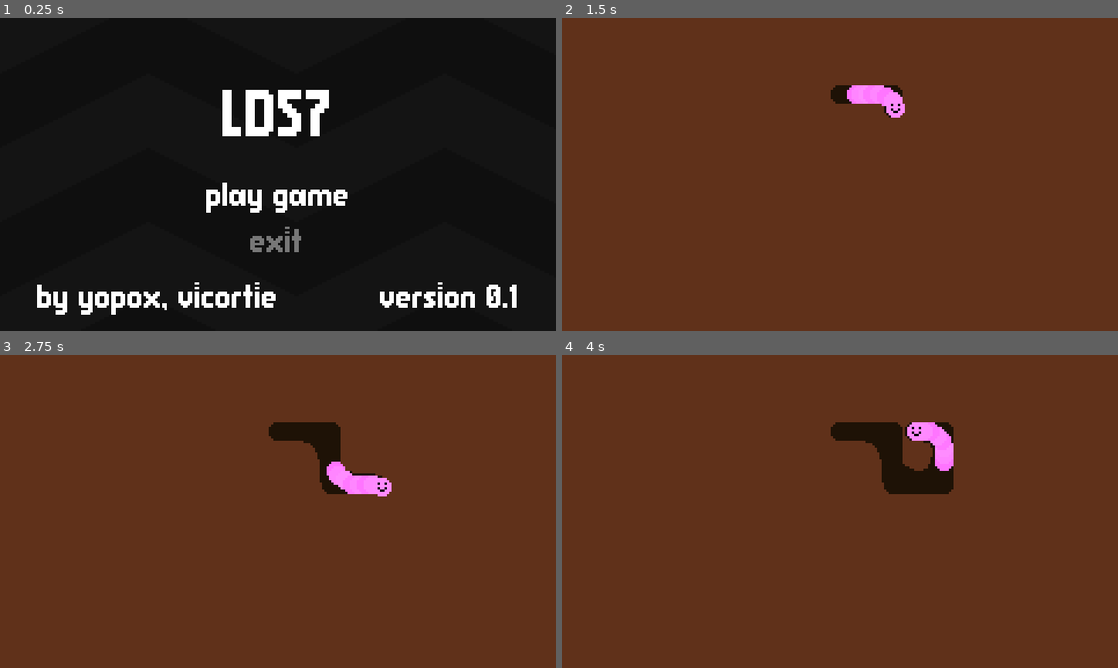
Above: before the commit, frames 1-4 (two rows, left to right).
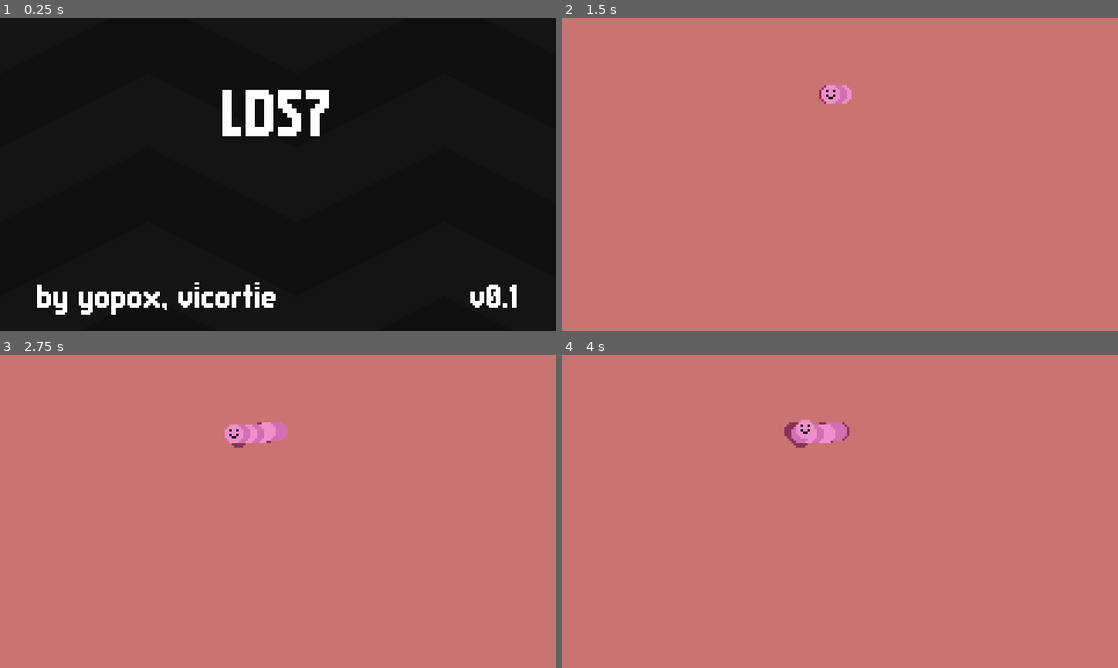
Above: after the commit, the same moments.

Repository: yopox/LD57
Game: Godot game, scene res://scenes/main/main.tscn
Same seed, same stepped clock (60 frames per second), same inputs: the game is played once before the commit and once after it.
Inputs:
- Up to frame 1 (0.25 s): no input
- Up to frame 2 (1.5 s): tap Enter (start, bound only before the commit) at 0.5, 0.8, 1.35 s; hold D (right, bound only before the commit) 0.53-1.28 s; tap Space (a, bound only before the commit) at 0.6 s; hold S (down, bound only before the commit) from 1.28 s (still down)
- Up to frame 3 (2.75 s): tap C (c, bound only after the commit) at 1.55, 2.1 s; release S (down, bound only before the commit) at 2.03 s; hold D (right, bound only before the commit) from 2.03 s (still down); tap E (e, bound only after the commit) at 2.3 s
- Up to frame 4 (4 s): release D (right, bound only before the commit) at 2.78 s; hold W (up, bound only before the commit) 2.78-3.53 s; tap E (e, bound only after the commit) at 2.85 s; tap F (f, bound only after the commit) at 3.05, 3.6 s; hold A (left, bound only before the commit) from 3.53 s (still down); tap R (r, bound only after the commit) at 3.8 s

The runs differ from the first frame. In frame 1, 1.9% of the frame differs, in the area x 37-88%, y 52-93%; in frame 2, 100%, in the area x 0-100%, y 0-100%; in frame 3, 100%; in frame 4, 100%.

Commit message:
[assets] color palette

Diff:
--- a/actors/worm/dirt.tscn
+++ b/actors/worm/dirt.tscn
@@ -6,5 +6,5 @@
 z_index = -1
 
 [node name="Sprite2D" type="Sprite2D" parent="."]
-modulate = Color(0.12, 0.0704, 0.024, 1)
+modulate = Color(0.529412, 0.207843, 0.333333, 1)
 texture = ExtResource("1_lny36")
--- a/actors/worm/section.gd
+++ b/actors/worm/section.gd
@@ -5,8 +5,15 @@
 
 @export var is_face: bool = false
 
+var last_pos: Vector2 = Vector2.ZERO
+var colors = [
+	Color.hex(0xee8fcbff),
+	Color.hex(0xd46eb3ff),
+]
+
+
 func _ready() -> void:
 	face.texture = face.texture.duplicate()
 	(face.texture as AtlasTexture).region.position.x = 0
 	face.visible = is_face
-	sprite.modulate.g = randf_range(0.45, 0.55)
+	sprite.modulate = colors.pick_random()
--- a/actors/worm/worm.gd
+++ b/actors/worm/worm.gd
@@ -6,6 +6,7 @@
 
 var speed = 0.5
 var head_pos = Vector2.ZERO
+var last_dir: Vector2 = Vector2.ZERO
 
 var dirt = preload("res://actors/worm/dirt.tscn")
 
@@ -14,13 +15,41 @@
 	move()
 
 
+func dir(d: String) -> bool:
+	return Input.is_action_pressed(d)
+
+
 func move():
-	var dx = Input.get_axis("left", "right")
-	var dy = Input.get_axis("up", "down")
+	var pressed = 0
+	if dir("e") and dir("r"):
+		last_dir = Vector2.from_angle(-PI / 2)
+	elif dir("r") and dir("f"):
+		last_dir = Vector2.from_angle(-PI / 8)
+	elif dir("f") and dir("c"):
+		last_dir = Vector2.from_angle(PI / 8)
+	elif dir("c") and dir("x"):
+		last_dir = Vector2.from_angle(PI / 2)
+	elif dir("s") and dir("x"):
+		last_dir = Vector2.from_angle(7 * PI / 8)
+	elif dir("e") and dir("s"):
+		last_dir = Vector2.from_angle(-7 * PI / 8)
+	elif dir("e"):
+		last_dir = Vector2.from_angle(-3 * PI / 4)
+	elif dir("r"):
+		last_dir = Vector2.from_angle(-PI / 4)
+	elif dir("f"):
+		last_dir = Vector2.from_angle(0)
+	elif dir("c"):
+		last_dir = Vector2.from_angle(PI / 4)
+	elif dir("x"):
+		last_dir = Vector2.from_angle(3 * PI / 4)
+	elif dir("s"):
+		last_dir = Vector2.from_angle(PI)
 
-	if abs(dx) < 0.001 and abs(dy) < 0.001: return
+	if not dir("e") and not dir("r") and not dir("f") and not dir("c") and not dir("x") and not dir("s"):
+		return
 
-	var displacement = Vector2(dx, dy).normalized() * speed
+	var displacement = last_dir * speed
 	var dist = speed
 
 	if not dist > 0.001: return
@@ -42,14 +71,15 @@
 		elif section.position.distance_to(prev_head) > 2.99:
 			var angle = temp.angle_to_point(prev_head)
 			section.position = temp + Vector2.from_angle(angle) * dist
-		section.z_index = z
-		z -= 1
 
 		# Make dirt dark
 		var dirt_mark: Node2D = dirt.instantiate()
 		dirt_mark.position = position + temp - head_pos
 		Util.dirt.add_child(dirt_mark)
 
+		section.z_index = z
+		z -= 1
+
 		prev_head = temp
 
 	var dirt_marks = Util.dirt.get_children()
--- a/menus/title/title.gd
+++ b/menus/title/title.gd
@@ -1,15 +1,17 @@
 extends Node2D
 
 @onready var version: Label = $Footer/version
-@onready var y_menu: YMenu = $YMenu
 
 
 func _ready() -> void:
-	version.text = "version " + ProjectSettings.get_setting("application/config/version")
+	version.text = "v" + ProjectSettings.get_setting("application/config/version")
 
 
 func _process(_delta: float) -> void:
-	if Input.is_action_just_pressed("a") or Input.is_action_just_pressed("start"):
-		match y_menu.selected_item:
-			0: Util.scene_manager.change_2d_scene(Util.Scenes.Game)
-			1: get_tree().quit()
+	if Input.is_action_just_pressed("e") or\
+		Input.is_action_just_pressed("r") or\
+		Input.is_action_just_pressed("f") or\
+		Input.is_action_just_pressed("c") or\
+		Input.is_action_just_pressed("x") or\
+		Input.is_action_just_pressed("s"):
+		Util.scene_manager.change_2d_scene(Util.Scenes.Game)
--- a/menus/title/title.tscn
+++ b/menus/title/title.tscn
@@ -1,10 +1,9 @@
-[gd_scene load_steps=8 format=3 uid="uid://wnwdrqwpx4pb"]
+[gd_scene load_steps=7 format=3 uid="uid://wnwdrqwpx4pb"]
 
 [ext_resource type="Script" uid="uid://bgmbc7d265tks" path="res://ui/nodes/oscillator.gd" id="1_0s0d2"]
 [ext_resource type="FontFile" uid="uid://1u36t0bvqs5r" path="res://ui/fonts/Not Jam UI Condensed 16.ttf" id="1_662h8"]
 [ext_resource type="Script" uid="uid://dbddt1ybae7je" path="res://menus/title/title.gd" id="1_fhm75"]
 [ext_resource type="Shader" uid="uid://dqgdyc4q2shbi" path="res://menus/title/background.gdshader" id="2_dus5x"]
-[ext_resource type="Script" uid="uid://bch3vv0pesmao" path="res://ui/nodes/y-menu.gd" id="5_7edc8"]
 
 [sub_resource type="ShaderMaterial" id="ShaderMaterial_7edc8"]
 shader = ExtResource("2_dus5x")
@@ -45,28 +44,6 @@
 text = "LD57"
 horizontal_alignment = 1
 
-[node name="YMenu" type="VBoxContainer" parent="."]
-offset_top = 62.0
-offset_right = 240.0
-offset_bottom = 110.0
-alignment = 1
-script = ExtResource("5_7edc8")
-metadata/_custom_type_script = "uid://bch3vv0pesmao"
-
-[node name="play" type="Label" parent="YMenu"]
-layout_mode = 2
-size_flags_horizontal = 4
-theme = SubResource("Theme_0s0d2")
-text = "play game"
-horizontal_alignment = 1
-
-[node name="exit" type="Label" parent="YMenu"]
-layout_mode = 2
-size_flags_horizontal = 4
-theme = SubResource("Theme_0s0d2")
-text = "exit"
-horizontal_alignment = 1
-
 [node name="Footer" type="Node2D" parent="."]
 position = Vector2(0, 112)
 
--- a/project.godot
+++ b/project.godot
@@ -31,62 +31,34 @@
 
 [input]
 
-up={
+e={
 "deadzone": 0.2,
-"events": [Object(InputEventKey,"resource_local_to_scene":false,"resource_name":"","device":-1,"window_id":0,"alt_pressed":false,"shift_pressed":false,"ctrl_pressed":false,"meta_pressed":false,"pressed":false,"keycode":0,"physical_keycode":87,"key_label":0,"unicode":119,"location":0,"echo":false,"script":null)
-, Object(InputEventKey,"resource_local_to_scene":false,"resource_name":"","device":-1,"window_id":0,"alt_pressed":false,"shift_pressed":false,"ctrl_pressed":false,"meta_pressed":false,"pressed":false,"keycode":0,"physical_keycode":4194320,"key_label":0,"unicode":0,"location":0,"echo":false,"script":null)
-, Object(InputEventJoypadButton,"resource_local_to_scene":false,"resource_name":"","device":-1,"button_index":11,"pressure":0.0,"pressed":false,"script":null)
-, Object(InputEventJoypadMotion,"resource_local_to_scene":false,"resource_name":"","device":-1,"axis":1,"axis_value":-1.0,"script":null)
+"events": [Object(InputEventKey,"resource_local_to_scene":false,"resource_name":"","device":0,"window_id":0,"alt_pressed":false,"shift_pressed":false,"ctrl_pressed":false,"meta_pressed":false,"pressed":false,"keycode":0,"physical_keycode":69,"key_label":0,"unicode":0,"location":0,"echo":false,"script":null)
 ]
 }
-down={
+r={
+"deadzone": 0.2,
+"events": [Object(InputEventKey,"resource_local_to_scene":false,"resource_name":"","device":-1,"window_id":0,"alt_pressed":false,"shift_pressed":false,"ctrl_pressed":false,"meta_pressed":false,"pressed":false,"keycode":0,"physical_keycode":82,"key_label":0,"unicode":114,"location":0,"echo":false,"script":null)
+]
+}
+f={
+"deadzone": 0.2,
+"events": [Object(InputEventKey,"resource_local_to_scene":false,"resource_name":"","device":-1,"window_id":0,"alt_pressed":false,"shift_pressed":false,"ctrl_pressed":false,"meta_pressed":false,"pressed":false,"keycode":0,"physical_keycode":70,"key_label":0,"unicode":102,"location":0,"echo":false,"script":null)
+]
+}
+c={
+"deadzone": 0.2,
+"events": [Object(InputEventKey,"resource_local_to_scene":false,"resource_name":"","device":-1,"window_id":0,"alt_pressed":false,"shift_pressed":false,"ctrl_pressed":false,"meta_pressed":false,"pressed":false,"keycode":0,"physical_keycode":67,"key_label":0,"unicode":99,"location":0,"echo":false,"script":null)
+]
+}
+x={
+"deadzone": 0.2,
+"events": [Object(InputEventKey,"resource_local_to_scene":false,"resource_name":"","device":-1,"window_id":0,"alt_pressed":false,"shift_pressed":false,"ctrl_pressed":false,"meta_pressed":false,"pressed":false,"keycode":0,"physical_keycode":88,"key_label":0,"unicode":120,"location":0,"echo":false,"script":null)
+]
+}
+s={
 "deadzone": 0.2,
 "events": [Object(InputEventKey,"resource_local_to_scene":false,"resource_name":"","device":-1,"window_id":0,"alt_press …(192 unchanged characters)…
-, Object(InputEventKey,"resource_local_to_scene":false,"resource_name":"","device":-1,"window_id":0,"alt_pressed":false,"shift_pressed":false,"ctrl_pressed":false,"meta_pressed":false,"pressed":false,"keycode":0,"physical_keycode":4194322,"key_label":0,"unicode":0,"location":0,"echo":false,"script":null)
-, Object(InputEventJoypadButton,"resource_local_to_scene":false,"resource_name":"","device":-1,"button_index":12,"pressure":0.0,"pressed":false,"script":null)
-, Object(InputEventJoypadMotion,"resource_local_to_scene":false,"resource_name":"","device":-1,"axis":1,"axis_value":1.0,"script":null)
-]
-}
-left={
-"deadzone": 0.2,
-"events": [Object(InputEventKey,"resource_local_to_scene":false,"resource_name":"","device":-1,"window_id":0,"alt_pressed":false,"shift_pressed":false,"ctrl_pressed":false,"meta_pressed":false,"pressed":false,"keycode":0,"physical_keycode":65,"key_label":0,"unicode":97,"location":0,"echo":false,"script":null)
-, Object(InputEventKey,"resource_local_to_scene":false,"resource_name":"","device":-1,"window_id":0,"alt_pressed":false,"shift_pressed":false,"ctrl_pressed":false,"meta_pressed":false,"pressed":false,"keycode":0,"physical_keycode":4194319,"key_label":0,"unicode":0,"location":0,"echo":false,"script":null)
-, Object(InputEventJoypadButton,"resource_local_to_scene":false,"resource_name":"","device":-1,"button_index":13,"pressure":0.0,"pressed":false,"script":null)
-, Object(InputEventJoypadMotion,"resource_local_to_scene":false,"resource_name":"","device":-1,"axis":0,"axis_value":-1.0,"script":null)
-]
-}
-right={
-"deadzone": 0.2,
-"events": [Object(InputEventKey,"resource_local_to_scene":false,"resource_name":"","device":-1,"window_id":0,"alt_pressed":false,"shift_pressed":false,"ctrl_pressed":false,"meta_pressed":false,"pressed":false,"keycode":0,"physical_keycode":68,"key_label":0,"unicode":100,"location":0,"echo":false,"script":null)
-, Object(InputEventKey,"resource_local_to_scene":false,"resource_name":"","device":-1,"window_id":0,"alt_pressed":false,"shift_pressed":false,"ctrl_pressed":false,"meta_pressed":false,"pressed":false,"keycode":0,"physical_keycode":4194321,"key_label":0,"unicode":0,"location":0,"echo":false,"script":null)
-, Object(InputEventJoypadButton,"resource_local_to_scene":false,"resource_name":"","device":-1,"button_index":14,"pressure":0.0,"pressed":false,"script":null)
-, Object(InputEventJoypadMotion,"resource_local_to_scene":false,"resource_name":"","device":-1,"axis":0,"axis_value":1.0,"script":null)
-]
-}
-a={
-"deadzone": 0.2,
-"events": [Object(InputEventKey,"resource_local_to_scene":false,"resource_name":"","device":-1,"window_id":0,"alt_pressed":false,"shift_pressed":false,"ctrl_pressed":false,"meta_pressed":false,"pressed":false,"keycode":0,"physical_keycode":32,"key_label":0,"unicode":32,"location":0,"echo":false,"script":null)
-, Object(InputEventJoypadButton,"resource_local_to_scene":false,"resource_name":"","device":-1,"button_index":0,"pressure":0.0,"pressed":false,"script":null)
-]
-}
-b={
-"deadzone": 0.2,
-"events": [Object(InputEventKey,"resource_local_to_scene":false,"resource_name":"","device":-1,"window_id":0,"alt_pressed":false,"shift_pressed":false,"ctrl_pressed":false,"meta_pressed":false,"pressed":false,"keycode":0,"physical_keycode":4194305,"key_label":0,"unicode":0,"location":0,"echo":false,"script":null)
-, Object(InputEventKey,"resource_local_to_scene":false,"resource_name":"","device":-1,"window_id":0,"alt_pressed":false,"shift_pressed":false,"ctrl_pressed":false,"meta_pressed":false,"pressed":false,"keycode":0,"physical_keycode":4194308,"key_label":0,"unicode":0,"location":0,"echo":false,"script":null)
-, Object(InputEventJoypadButton,"resource_local_to_scene":false,"resource_name":"","device":-1,"button_index":1,"pressure":0.0,"pressed":false,"script":null)
-]
-}
-start={
-"deadzone": 0.2,
-"events": [Object(InputEventKey,"resource_local_to_scene":false,"resource_name":"","device":-1,"window_id":0,"alt_pressed":false,"shift_pressed":false,"ctrl_pressed":false,"meta_pressed":false,"pressed":false,"keycode":0,"physical_keycode":4194309,"key_label":0,"unicode":0,"location":0,"echo":false,"script":null)
-, Object(InputEventJoypadButton,"resource_local_to_scene":false,"resource_name":"","device":-1,"button_index":6,"pressure":0.0,"pressed":false,"script":null)
-]
-}
-select={
-"deadzone": 0.2,
-"events": [Object(InputEventKey,"resource_local_to_scene":false,"resource_name":"","device":-1,"window_id":0,"alt_pressed":false,"shift_pressed":false,"ctrl_pressed":false,"meta_pressed":false,"pressed":false,"keycode":0,"physical_keycode":4194306,"key_label":0,"unicode":0,"location":0,"echo":false,"script":null)
-, Object(InputEventKey,"resource_local_to_scene":false,"resource_name":"","device":-1,"window_id":0,"alt_pressed":false,"shift_pressed":false,"ctrl_pressed":false,"meta_pressed":false,"pressed":false,"keycode":0,"physical_keycode":4194328,"key_label":0,"unicode":0,"location":0,"echo":false,"script":null)
-, Object(InputEventJoypadButton,"resource_local_to_scene":false,"resource_name":"","device":-1,"button_index":4,"pressure":0.0,"pressed":false,"script":null)
 ]
 }
 
@@ -95,5 +67,5 @@
 textures/canvas_textures/default_texture_filter=0
 renderer/rendering_method="gl_compatibility"
 renderer/rendering_method.mobile="gl_compatibility"
-environment/defaults/default_clear_color=Color(0.378625, 0.193067, 0.100346, 1)
+environment/defaults/default_clear_color=Color(0.788235, 0.45098, 0.45098, 1)
 2d/snap/snap_2d_transforms_to_pixel=true
--- a/ui/nodes/y-menu.gd
+++ /dev/null
@@ -1,44 +0,0 @@
-class_name YMenu extends VBoxContainer
-
-@export var selected_item: int = 0
-
-var timer: Timer
-
-
-func _ready() -> void:
-	timer = Timer.new()
-	add_child(timer)
-
-	timer.wait_time = 0.45
-	timer.one_shot = true
-
-	update_items()
-
-
-func _process(_delta: float) -> void:
-	if Input.is_action_just_released("down") or Input.is_action_just_released("up"):
-		timer.stop()
-
-	if not timer.is_stopped():
-		return
-
-	if Input.is_action_pressed("down"):
-		select(selected_item + 1)
-	elif Input.is_action_pressed("up"):
-		select(selected_item - 1)
-
-
-func select(n: int) -> void:
-	timer.start()
-
-	var children = get_children()
-	selected_item = posmod(n, children.size() - 1)
-	update_items()
-
-
-func update_items() -> void:
-	var children = get_children()
-	for i in range(children.size()):
-		var child = children[i]
-		if is_instance_of(child, Label):
-			child["theme_override_colors/font_color"] = Colors.ITEM_FOCUSED if i == selected_item else Colors.ITEM_UNFOCUSED
Not shown, removed: ui/nodes/y-menu.gd.uid
Not shown, changed: README.md
